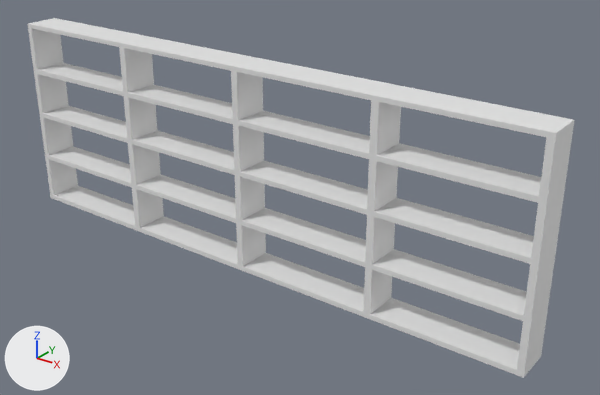
Before and after pictures for a commit that changed the Blender file PSMG_SS_2015_VGHS/Blenderfiles/Wohnzimmer/Buecherregal.blend.
Rendered twice from a 50 mm camera at (8.54, -10.07, 6.16) aimed at (0.8, 0.34, 0.38). Lighting does not change. The marker at lower left points along +X, +Y and +Z.

In view in the first picture: 'Regal'.
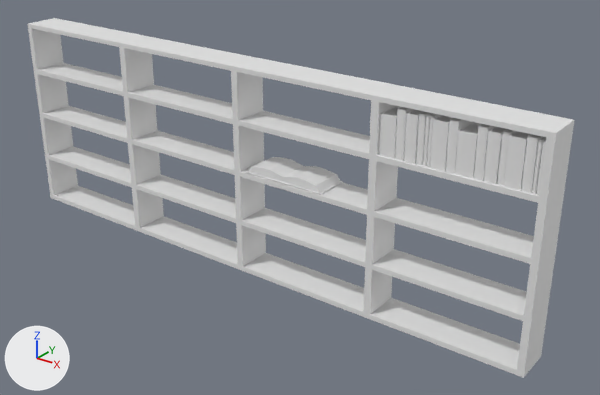
Pixel boxes [x1, y1, x2, y2] of what changed, in the pictures (600 x 395 px):
'Familienalbum', added: after [245, 157, 343, 195]
'Buch13', added: after [504, 131, 530, 191]
'Buch09', added: after [455, 122, 481, 179]
'Buch07', added: after [430, 115, 452, 171]
'Buch01', added: after [378, 106, 400, 159]
'Buch11', added: after [484, 127, 506, 184]
'Buch03', added: after [404, 109, 423, 164]
'Buch14', added: after [521, 134, 542, 193]
'Buch08', added: after [446, 118, 473, 174]
'Buch10', added: after [474, 124, 495, 181]
'Buch02', added: after [395, 107, 414, 161]
'Buch12', added: after [497, 129, 515, 186]
'Buch04', added: after [416, 111, 429, 165]
'Buch15', added: after [532, 137, 546, 194]
'Buch05', added: after [423, 113, 433, 166]
'Buch06', added: after [427, 114, 440, 167]
'Buch16', added: after [536, 138, 546, 195]

Patch to the scene script:
```diff
--- a/PSMG_SS_2015_VGHS/Blenderfiles/Wohnzimmer/Buecherregal.blend.py
+++ b/PSMG_SS_2015_VGHS/Blenderfiles/Wohnzimmer/Buecherregal.blend.py
@@ ob_familienalbum @@
+ob_familienalbum = bpy.data.objects.new('Familienalbum', me_cube)  # 48 vertices, 46 faces; spans x -4.79..0.0, y -1.06..1.06, z -0.27..0.2; modifiers MIRROR
+ob_familienalbum.location = (0.91, 0.01, 0.99)
+ob_familienalbum.scale = (0.161, 0.29, 0.342)
@@ ob_buch16 @@
+ob_buch16 = bpy.data.objects.new('Buch16', me_cube_007)  # 66 vertices, 64 faces; spans x -1.0..1.0, y -1.02..1.01, z -1.0..1.0; in mat_buch2_skin_002 (its picture is missing)
+ob_buch16.location = (5.11, 0.0, 2.16)
+ob_buch16.scale = (0.0252, 0.27, 0.377)
@@ ob_buch15 @@
+ob_buch15 = bpy.data.objects.new('Buch15', me_cube_006)  # 66 vertices, 64 faces; spans x -1.0..1.0, y -1.02..1.01, z -1.0..1.0; in mat_buch5_oberfläche_001 (its picture is missing)
+ob_buch15.location = (5.05, 0.0, 2.16)
+ob_buch15.scale = (0.0252, 0.27, 0.377)
@@ ob_buch14 @@
+ob_buch14 = bpy.data.objects.new('Buch14', me_cube_005)  # 66 vertices, 64 faces; spans x -1.0..1.0, y -1.02..1.01, z -1.0..1.0; in mat_buch4_oberfläche_002 (its picture is missing)
+ob_buch14.location = (4.95, -0.02, 2.17)
+ob_buch14.scale = (0.0685, 0.27, 0.384)
@@ ob_buch13 @@
+ob_buch13 = bpy.data.objects.new('Buch13', me_cube_004)  # 66 vertices, 64 faces; spans x -1.0..1.0, y -1.02..1.01, z -1.0..1.0; in mat_buch_skin1_002 (its picture is missing)
+ob_buch13.location = (4.76, -0.02, 2.15)
+ob_buch13.scale = (0.116, 0.27, 0.362)
@@ ob_buch12 @@
+ob_buch12 = bpy.data.objects.new('Buch12', me_cube_003)  # 66 vertices, 64 faces; spans x -1.0..1.0, y -1.02..1.01, z -1.0..1.0; in mat_buch4_oberfläche_001 (its picture is missing)
+ob_buch12.location = (4.59, 0.0, 2.16)
+ob_buch12.scale = (0.049, 0.27, 0.377)
@@ ob_buch11 @@
+ob_buch11 = bpy.data.objects.new('Buch11', me_cube_002)  # 66 vertices, 64 faces; spans x -1.0..1.0, y -1.02..1.01, z -1.0..1.0; in mat_buch3_oberfläche_001 (its picture is missing)
+ob_buch11.location = (4.44, -0.02, 2.15)
+ob_buch11.scale = (0.089, 0.27, 0.362)
@@ ob_buch10 @@
+ob_buch10 = bpy.data.objects.new('Buch10', me_cube_001)  # 66 vertices, 64 faces; spans x -1.0..1.0, y -1.02..1.01, z -1.0..1.0; in mat_buch2_skin_001 (its picture is missing)
+ob_buch10.location = (4.27, -0.02, 2.17)
+ob_buch10.scale = (0.0685, 0.27, 0.384)
@@ ob_buch09 @@
+ob_buch09 = bpy.data.objects.new('Buch09', me_cube_000)  # 66 vertices, 64 faces; spans x -1.0..1.0, y -1.02..1.01, z -1.0..1.0; in mat_buch_skin1_001 (its picture is missing)
+ob_buch09.location = (4.05, -0.02, 2.1)
+ob_buch09.scale = (0.136, 0.27, 0.317)
@@ ob_buch08 @@
+ob_buch08 = bpy.data.objects.new('Buch08', me_cube_020)  # 66 vertices, 64 faces; spans x -1.0..1.0, y -1.02..1.01, z -1.0..1.0; in mat_buch4_oberfläche (its picture is missing)
+ob_buch08.location = (3.85, -0.02, 2.17)
+ob_buch08.scale = (0.0685, 0.27, 0.384)
@@ ob_buch07 @@
+ob_buch07 = bpy.data.objects.new('Buch07', me_cube_019)  # 66 vertices, 64 faces; spans x -1.0..1.0, y -1.02..1.01, z -1.0..1.0; in mat_buch_skin1 (its picture is missing)
+ob_buch07.location = (3.65, -0.02, 2.15)
+ob_buch07.scale = (0.116, 0.27, 0.362)
@@ ob_buch06 @@
+ob_buch06 = bpy.data.objects.new('Buch06', me_cube_018)  # 66 vertices, 64 faces; spans x -1.0..1.0, y -1.02..1.01, z -1.0..1.0; in mat_buch2_skin (its picture is missing)
+ob_buch06.location = (3.5, 0.0, 2.16)
+ob_buch06.scale = (0.0252, 0.27, 0.377)
@@ ob_buch05 @@
+ob_buch05 = bpy.data.objects.new('Buch05', me_cube_017)  # 66 vertices, 64 faces; spans x -1.0..1.0, y -1.02..1.01, z -1.0..1.0; in mat_buch5_oberfläche (its picture is missing)
+ob_buch05.location = (3.44, 0.0, 2.16)
+ob_buch05.scale = (0.0252, 0.27, 0.377)
@@ ob_buch04 @@
+ob_buch04 = bpy.data.objects.new('Buch04', me_cube_014)  # 66 vertices, 64 faces; spans x -1.0..1.0, y -1.02..1.01, z -1.0..1.0; in mat_buch4_oberfläche (its picture is missing)
+ob_buch04.location = (3.35, 0.0, 2.16)
+ob_buch04.scale = (0.049, 0.27, 0.377)
@@ ob_buch03 @@
+ob_buch03 = bpy.data.objects.new('Buch03', me_cube_013)  # 66 vertices, 64 faces; spans x -1.0..1.0, y -1.02..1.01, z -1.0..1.0; in mat_buch3_oberfläche (its picture is missing)
+ob_buch03.location = (3.2, -0.02, 2.15)
+ob_buch03.scale = (0.089, 0.27, 0.362)
@@ ob_buch02 @@
+ob_buch02 = bpy.data.objects.new('Buch02', me_cube_012)  # 66 vertices, 64 faces; spans x -1.0..1.0, y -1.02..1.01, z -1.0..1.0; in mat_buch2_skin (its picture is missing)
+ob_buch02.location = (3.04, -0.02, 2.17)
+ob_buch02.scale = (0.0685, 0.27, 0.384)
@@ ob_buch01 @@
+ob_buch01 = bpy.data.objects.new('Buch01', me_cube_010)  # 66 vertices, 64 faces; spans x -1.0..1.0, y -1.02..1.01, z -1.0..1.0; in mat_buch_skin1 (its picture is missing)
+ob_buch01.location = (2.82, -0.02, 2.1)
+ob_buch01.scale = (0.136, 0.27, 0.317)
```
